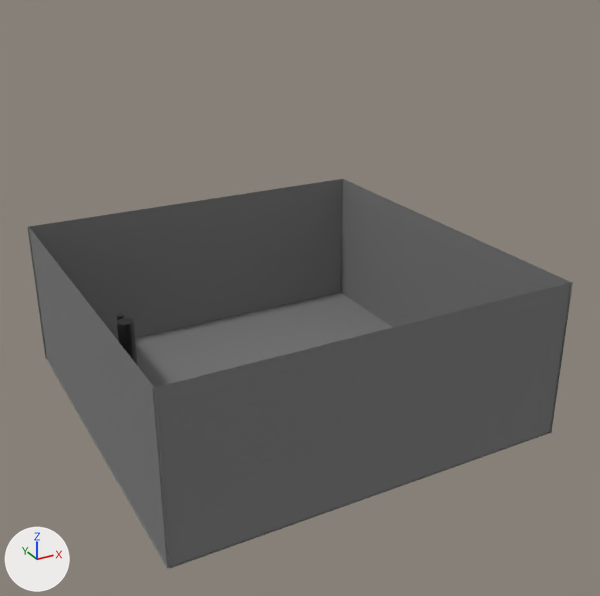
An edit to the glTF model static/models/industrial-room.glb, drawn before and after from the same camera.
The view is the same before and after, from a 50 mm camera at (-53.5, -104.6, 68.4) aimed at (1.2, -5.1, 18.7). The lights are fixed; the arrows at lower left show +X, +Y and +Z. Where no turn or scale is listed for an object, it has been applied to the vertices.

The first picture shows 'Floor', 'Floor.002', 'Floor.004', 'Wall2', 'Wall4'.
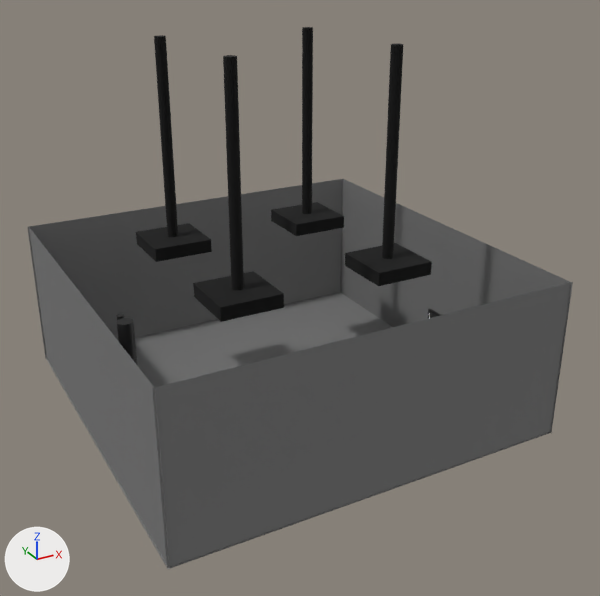
Changed parts and their boxes (x1, y1, x2, y2) in the pictures (600 x 596 px):
'LampPole.003', added (black)
    after: (223, 55, 244, 290)
'Lamp4', added (black)
    after: (193, 271, 284, 322)
'LampPole.002', added (black)
    after: (382, 44, 403, 259)
'Lamp3', added (black)
    after: (345, 243, 432, 286)
'LampPole', added (black)
    after: (154, 35, 178, 237)
'LampPole.001', added (black)
    after: (302, 27, 313, 214)
'Lamp1', added (black)
    after: (136, 223, 212, 262)
'Lamp2', added (black)
    after: (271, 202, 344, 236)
'NeonSign_Simple_Board', added
    after: (428, 309, 440, 318)

The change, as a diff of the scene's bpy script:
```diff
--- a/static/models/industrial-room.glb.py
+++ b/static/models/industrial-room.glb.py
@@ mat_neonsign_board @@
+mat_neonsign_board = principled_material('NeonSign_Board')
+mat_neonsign_board.base_color = (0.00763, 0.00763, 0.00763)  # black #151515
@@ me_cube_006 @@
+me_cube_006.from_pydata(...)  # 24 vertices, 42 faces; spans x -1.0..1.0, y -1.0..1.0, z -1.0..1.0
+me_cube_006.materials.append(mat_black)  # black #000000
@@ me_cylinder_005 @@
+me_cylinder_005.from_pydata(...)  # a 32-sided cylinder along z spanning x -1.0..1.0, y -1.0..1.0, z -1.0..1.0
+me_cylinder_005.materials.append(mat_black)  # black #000000
@@ me_cube @@
+me_cube.from_pydata(...)  # a box spanning x -0.23..0.23, y -5.04..5.04, z -1.66..1.66
+me_cube.materials.append(mat_neonsign_board)  # black #151515
@@ ob_lamppole_003 @@
+ob_lamppole_003 = bpy.data.objects.new('LampPole.003', me_cylinder_005)
+ob_lamppole_003.parent = ob_lamp4
+ob_lamppole_003.location = (0.00594, 0.0269, 15.66)
+ob_lamppole_003.rotation_euler = (0.0, 0.0, 3.142)  # degrees (0, 0, 180)
+ob_lamppole_003.scale = (-0.183, -0.183, -15.0)
@@ ob_lamp4 @@
+ob_lamp4 = bpy.data.objects.new('Lamp4', me_cube_006)
+ob_lamp4.location = (-11.9, -11.9, 24.4)
+ob_lamp4.scale = (4.49, 4.49, 1.0)
@@ ob_lamppole_002 @@
+ob_lamppole_002 = bpy.data.objects.new('LampPole.002', me_cylinder_005.copy())
+ob_lamppole_002.parent = ob_lamp3
+ob_lamppole_002.location = (0.00594, 0.0269, 15.66)
+ob_lamppole_002.rotation_euler = (0.0, 0.0, 3.142)  # degrees (0, 0, 180)
+ob_lamppole_002.scale = (-0.183, -0.183, -15.0)
@@ ob_lamp3 @@
+ob_lamp3 = bpy.data.objects.new('Lamp3', me_cube_006.copy())
+ob_lamp3.location = (12.0, -11.9, 24.4)
+ob_lamp3.scale = (4.49, 4.49, 1.0)
@@ ob_lamppole_001 @@
+ob_lamppole_001 = bpy.data.objects.new('LampPole.001', me_cylinder_005.copy())
+ob_lamppole_001.parent = ob_lamp2
+ob_lamppole_001.location = (0.00594, 0.0269, 15.66)
+ob_lamppole_001.rotation_euler = (0.0, 0.0, 3.142)  # degrees (0, 0, 180)
+ob_lamppole_001.scale = (-0.183, -0.183, -15.0)
@@ ob_lamp2 @@
+ob_lamp2 = bpy.data.objects.new('Lamp2', me_cube_006.copy())
+ob_lamp2.location = (12.0, 12.0, 24.4)
+ob_lamp2.scale = (4.49, 4.49, 1.0)
@@ ob_lamppole @@
+ob_lamppole = bpy.data.objects.new('LampPole', me_cylinder_005.copy())
+ob_lamppole.parent = ob_lamp1
+ob_lamppole.location = (0.00594, 0.0269, 15.66)
+ob_lamppole.rotation_euler = (0.0, 0.0, 3.142)  # degrees (0, 0, 180)
+ob_lamppole.scale = (-0.183, -0.183, -15.0)
@@ ob_lamp1 @@
+ob_lamp1 = bpy.data.objects.new('Lamp1', me_cube_006.copy())
+ob_lamp1.location = (-11.9, 12.0, 24.4)
+ob_lamp1.scale = (4.49, 4.49, 1.0)
@@ ob_neonsign_simple_board @@
+ob_neonsign_simple_board = bpy.data.objects.new('NeonSign_Simple_Board', me_cube)
+ob_neonsign_simple_board.location = (29.7, -4.9, 6.9)
```
